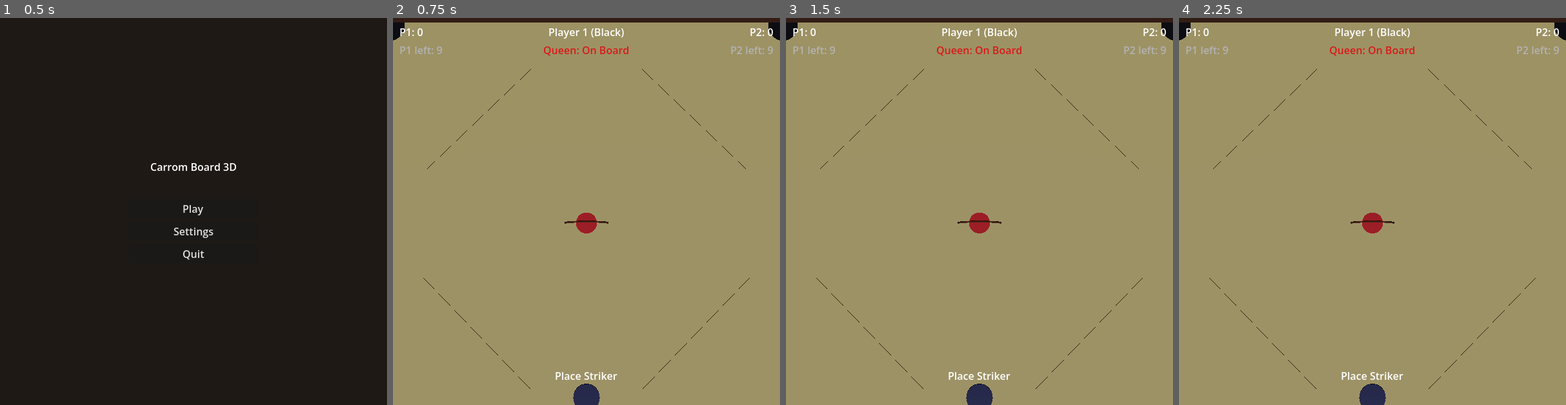
Above: before the commit, frames 1-4 (left to right).
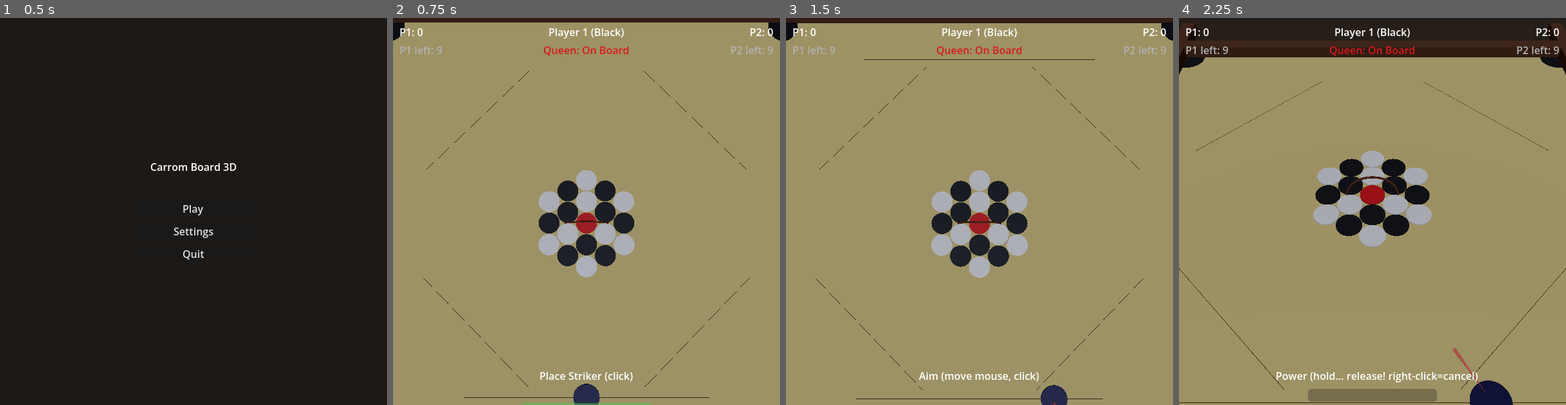
Above: after the commit, the same moments.

Repository: sidtheone/Carrom
Game: Godot game, scene res://scenes/main_menu.tscn
Two runs of this game, one before a commit and one after it. Both use one fixed random seed, a clock stepped at 60 frames per second and the inputs below.
Inputs (mouse positions are in pixels of both pictures, inside the frame that each line leads up to):
- Up to frame 1 (0.5 s): no input
- Up to frame 2 (0.75 s): click "Play" at 0.5 s
- Up to frame 3 (1.5 s): tap Enter at 1.25 s; move the mouse to (1064, 192) at 1.27 s; click (1064, 192) at 1.42 s
- Up to frame 4 (2.25 s): move the mouse to (1295, 230) at 2.02 s; click (1295, 230) at 2.17 s

Frame 1 is identical in both runs. In frame 2, 4.7% of the frame differs, in the area x 0-100%, y 5-100%; in frame 3, 5.6%; in frame 4, 17%, in the area x 0-100%, y 1-100%.
Error before the commit: Parse Error: Cannot infer the type of "old_name" variable because the value doesn't have a set type. (res://scripts/game_manager.gd:123)

Commit message:
Fix type inference error on State.keys() dictionary access
GDScript cannot infer type from Dictionary.keys()[index] with :=
Use explicit String type annotation instead.

Co-Authored-By: Claude Opus 4.6 (1M context) <noreply@anthropic.com>

Diff:
--- a/godot/scripts/game_manager.gd
+++ b/godot/scripts/game_manager.gd
@@ -120,8 +120,8 @@
 
 
 func _set_state(new_state: State) -> void:
-	var old_name := State.keys()[current_state]
-	var new_name := State.keys()[new_state]
+	var old_name: String = State.keys()[current_state]
+	var new_name: String = State.keys()[new_state]
 	print("[STATE] %s → %s | player=%d" % [old_name, new_name, current_player])
 	current_state = new_state
 	state_changed.emit(new_state)
